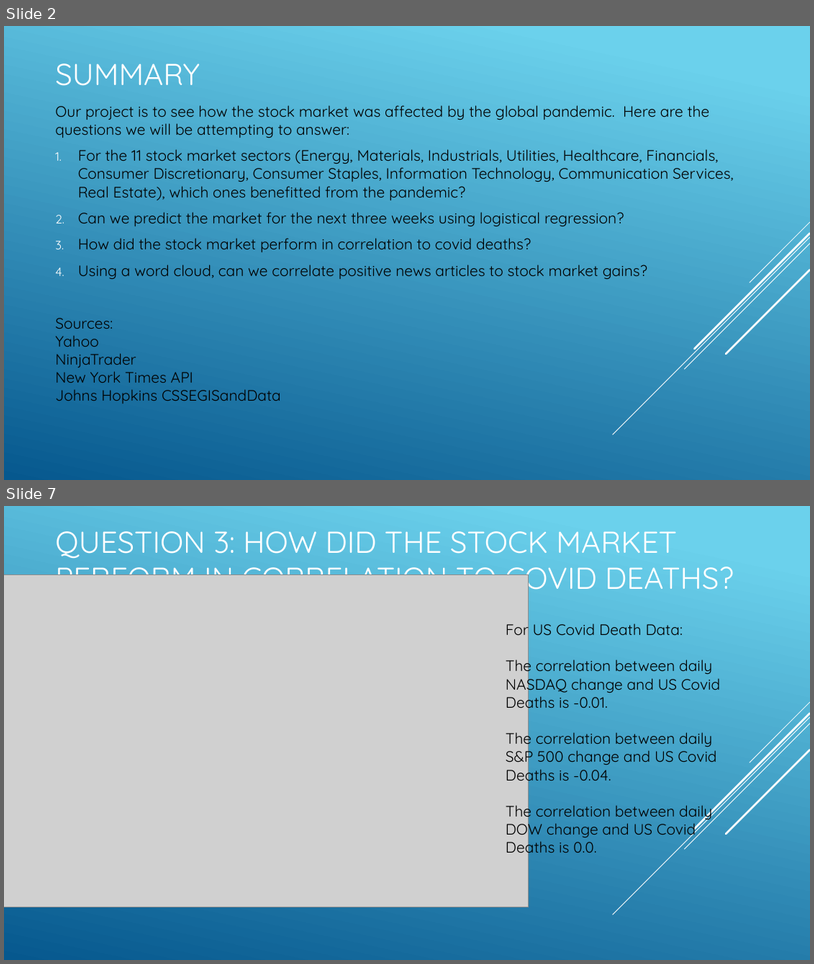
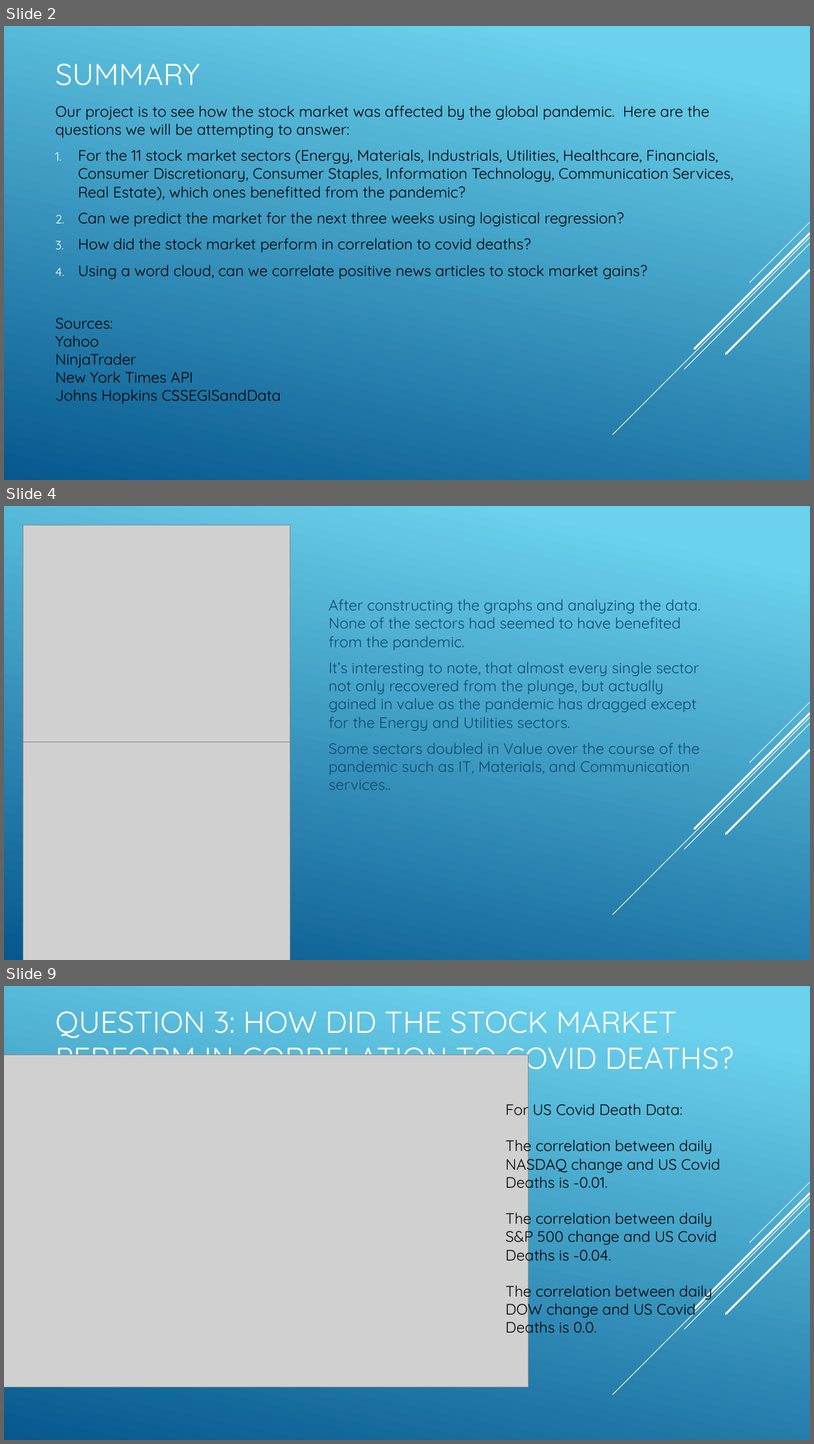
Before and after one commit to Bandelero/Covids-Effect-on-the-Stock-Market, a slide deck: Project1.pptx. Shown one above the other, each under a label of ours: slides 2 and 7 before the commit, slides 2, 4 and 9 after it; the slides between them are not shown. The pictures are 814x964 and 814x1444 pixels, drawn with LibreOffice and Linux fonts; fonts in the diff are those of the drawing; grey boxes stand for pictures. Boxes give left, top, right and bottom in pixels: in the first picture for what was removed or moved away, otherwise in the second. Text is boxed around its words. In the diff, an @@ line names an element or a change of style, - is before the commit and + after.

```diff
--- a/Project1.pptx
+++ b/Project1.pptx
@@ slide 4 added at (x1=4, y1=506, x2=810, y2=960), background gradient #6ED2EB to #06588E; not listed: 5 template elements that a slide beside it also shows @@
@@ picture added at (x1=23, y1=525, x2=291, y2=749) @@
@@ text added at (x1=329, y1=599, x2=701, y2=790), 18 pt, text #0F496F @@
+After constructing the graphs and analyzing the data. None of the sectors had seemed to have benefited from the pandemic.
+It’s interesting to note, that almost every single sector not only recovered from the plunge, but actually gained in value as the pandemic has dragged except for the Energy and Utilities sectors.
+Some sectors doubled in Value over the course of the pandemic such as IT, Materials, and Communication services..
@@ picture added at (x1=23, y1=742, x2=291, y2=960) @@
@@ what was slide 7 is now slide 9 @@
```
Also in this commit, not shown: 3 slides changed, 2 other slides added, 1 slide removed.
